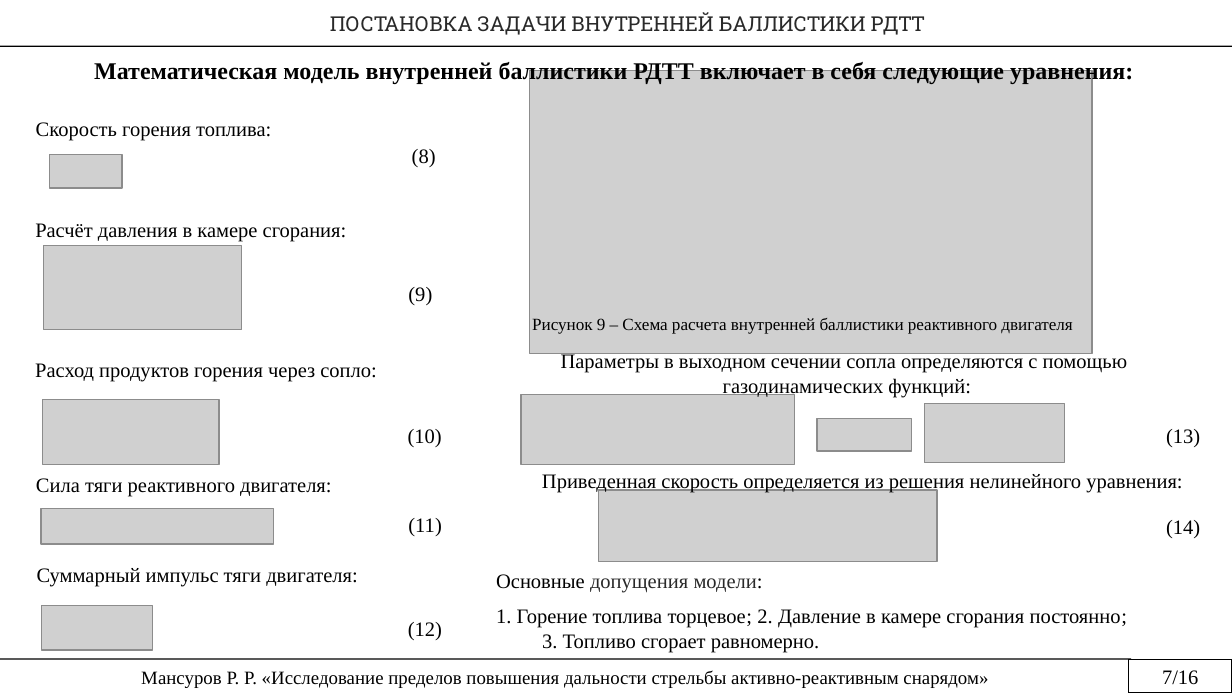
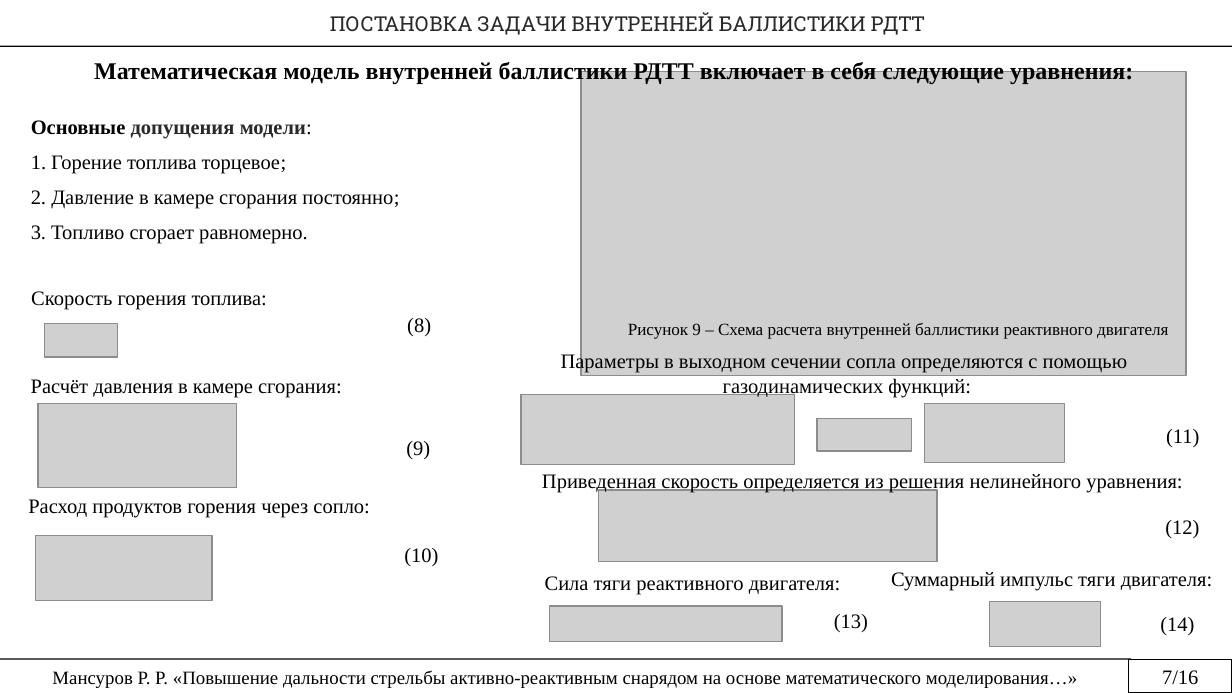
Before and after one commit to rustam-mansurov/cats, a slide deck: slide 7 of Мансуров Р.Р. — копия (2).pptx. Drawn at 1232x693 pixels with LibreOffice and Linux fonts; fonts in the diff are those of the drawing; grey boxes stand for pictures. Boxes give left, top, right and bottom in pixels: in the first picture for what was removed or moved away, otherwise in the second. Text is boxed around its words. In the diff, an @@ line names an element or a change of style, - is before the commit and + after.

```diff
--- a/Мансуров Р.Р. — копия (2).pptx
+++ b/Мансуров Р.Р. — копия (2).pptx
@@ picture resized from (x1=530, y1=70, x2=1092, y2=354) to (x1=582, y1=71, x2=1186, y2=375) @@
@@ text "Основные допущения модели:" moved from (x1=496, y1=574, x2=1127, y2=653) to (x1=31, y1=120, x2=399, y2=244) @@
@@ text at (x1=31, y1=120, x2=312, y2=139): bold on in "Основные допущения модели:" @@
@@ text at (x1=31, y1=155, x2=399, y2=244): text changed @@
-1. Горение топлива торцевое; 2. Давление в камере сгорания постоянно; 3. Топливо сгорает равномерно.
+1. Горение топлива торцевое;
+2. Давление в камере сгорания постоянно;
+3. Топливо сгорает равномерно.
@@ picture removed at (x1=49, y1=155, x2=122, y2=188) @@
@@ picture removed at (x1=43, y1=245, x2=241, y2=329) @@
@@ text "Скорость горения топлива:" moved from (x1=36, y1=122, x2=271, y2=141) to (x1=31, y1=291, x2=267, y2=310) @@
@@ picture added at (x1=44, y1=324, x2=117, y2=357) @@
@@ text "(8)" moved from (x1=412, y1=149, x2=436, y2=167) to (x1=407, y1=318, x2=431, y2=336) @@
@@ text "Рисунок 9 – Схема расчета ..." moved from (x1=532, y1=318, x2=1072, y2=334) to (x1=628, y1=323, x2=1168, y2=339) @@
@@ text "Расчёт давления в камере сгорания:" moved from (x1=35, y1=223, x2=347, y2=242) to (x1=31, y1=379, x2=342, y2=398) @@
@@ picture resized from (x1=43, y1=399, x2=219, y2=464) to (x1=38, y1=404, x2=237, y2=488) @@
@@ text "(9)" moved from (x1=408, y1=287, x2=432, y2=305) to (x1=406, y1=441, x2=430, y2=459) @@
@@ text at (x1=1166, y1=429, x2=1199, y2=447): text changed @@
-(13)
+(11)
@@ text "Расход продуктов горения через сопло:" moved from (x1=35, y1=363, x2=376, y2=382) to (x1=28, y1=499, x2=369, y2=518) @@
@@ picture removed at (x1=41, y1=509, x2=274, y2=545) @@
@@ text "(12)" moved from (x1=408, y1=622, x2=442, y2=640) to (x1=1165, y1=520, x2=1199, y2=538) @@
@@ picture added at (x1=36, y1=536, x2=212, y2=601) @@
@@ text "(10)" moved from (x1=408, y1=429, x2=442, y2=447) to (x1=404, y1=548, x2=438, y2=566) @@
@@ text removed at (x1=408, y1=518, x2=441, y2=536) @@
-(11)
@@ text "Сила тяги реактивного двигателя:" moved from (x1=36, y1=478, x2=331, y2=497) to (x1=545, y1=576, x2=840, y2=595) @@
@@ text "Суммарный импульс тяги двигателя:" moved from (x1=37, y1=568, x2=357, y2=587) to (x1=891, y1=572, x2=1212, y2=591) @@
@@ picture removed at (x1=41, y1=605, x2=152, y2=649) @@
@@ picture added at (x1=549, y1=606, x2=782, y2=642) @@
@@ text added at (x1=834, y1=614, x2=868, y2=632), 12 pt, text #000000 @@
+(13)
@@ picture added at (x1=989, y1=602, x2=1100, y2=647) @@
@@ text "(14)" moved from (x1=1166, y1=520, x2=1200, y2=538) to (x1=1160, y1=617, x2=1194, y2=635) @@
@@ text at (x1=52, y1=670, x2=1077, y2=688): text changed @@
-Мансуров Р. Р. «Исследование пределов повышения дальности стрельбы активно-реактивным снарядом»
+Мансуров Р. Р. «Повышение дальности стрельбы активно-реактивным снарядом на основе математического моделирования…»
```
Also in this commit, not shown: 15 other slides changed.
